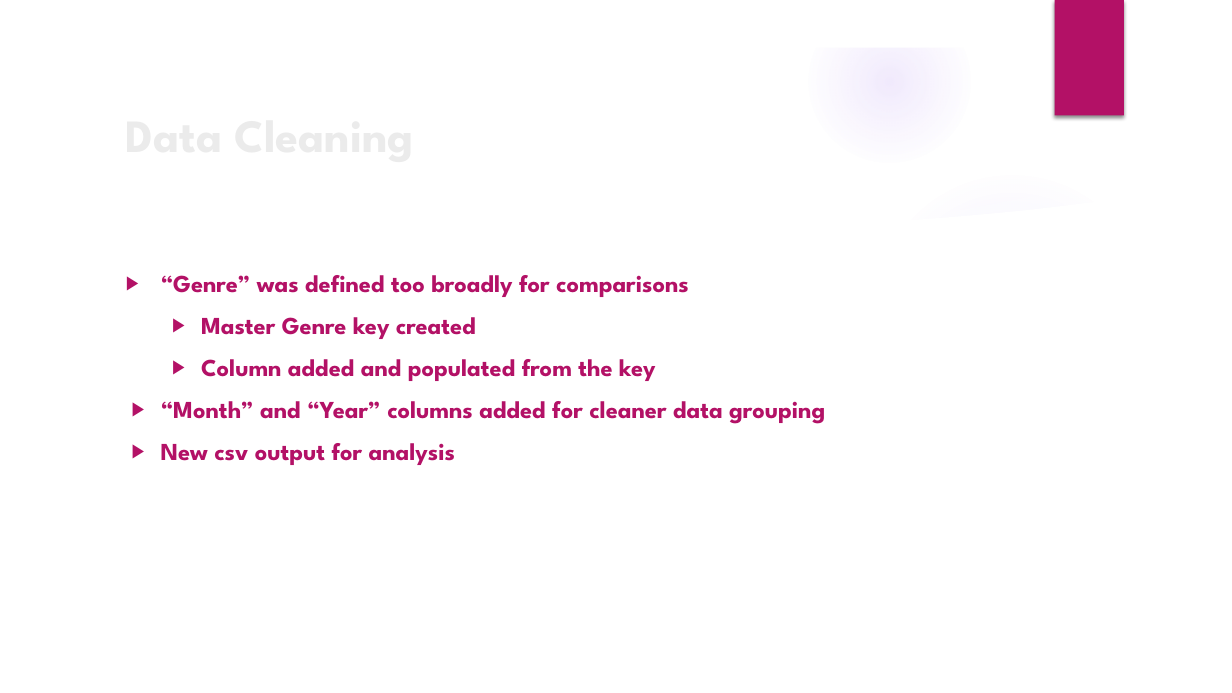
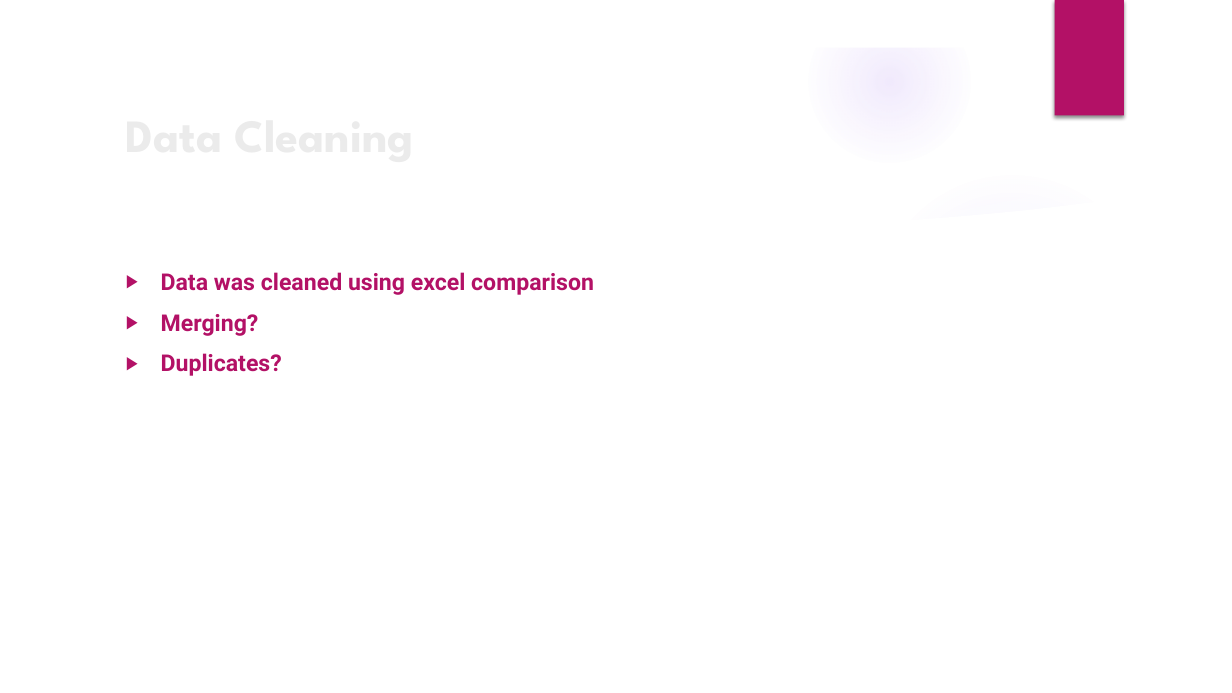
Before and after one commit to The-Music-Notes/Music_Data, a slide deck: slide 5 of Music Notes 2024.pptx. Drawn at 1232x693 pixels with LibreOffice and Linux fonts; fonts in the diff are those of the drawing; background and template pictures are left out. Boxes give left, top, right and bottom in pixels: in the first picture for what was removed or moved away, otherwise in the second. Text is boxed around its words. In the diff, an @@ line names an element or a change of style, - is before the commit and + after.

```diff
--- a/Music Notes 2024.pptx
+++ b/Music Notes 2024.pptx
@@ text at [161, 272, 594, 376]: text changed; size 19 to 18 pt; font League Spartan to Roboto @@
-▶ “Genre” was defined too broadly for comparisons
-  ▶ Master Genre key created
-  ▶ Column added and populated from the key
-▶ “Month” and “Year” columns added for cleaner data grouping
-▶ New csv output for analysis
+▶ Data was cleaned using excel comparison
+▶ Merging?
+▶ Duplicates?
```
Also in this commit, not shown: 7 other slides changed, 3 slides added, 7 slides removed, 4 other files.
